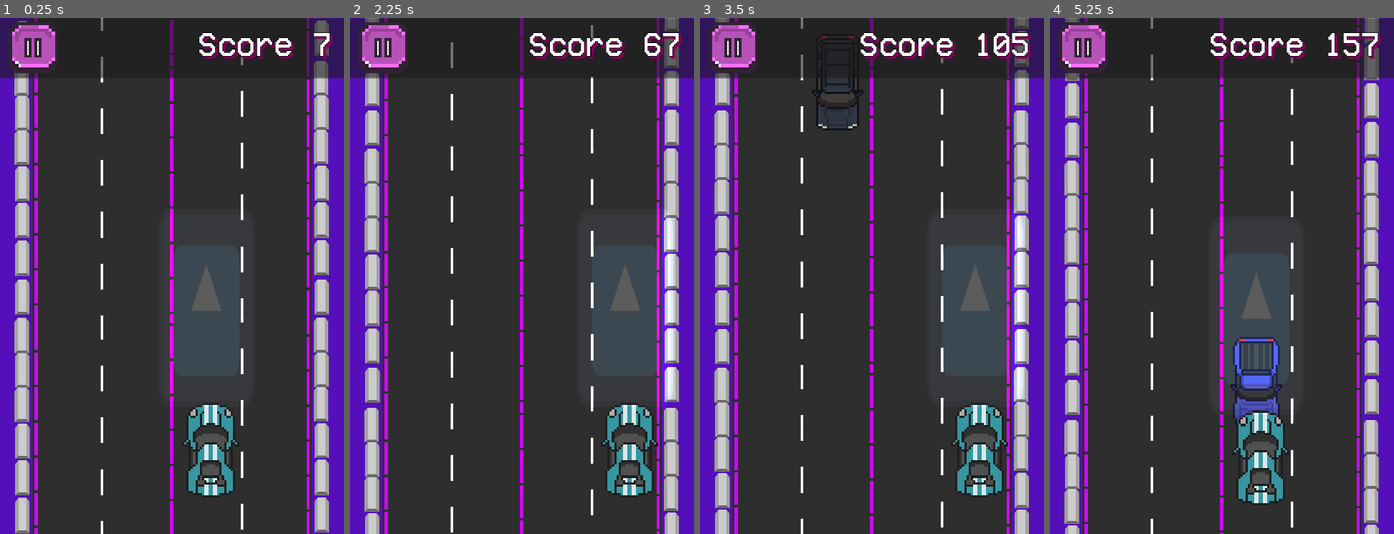
Above: before the commit, frames 1-4 (left to right).
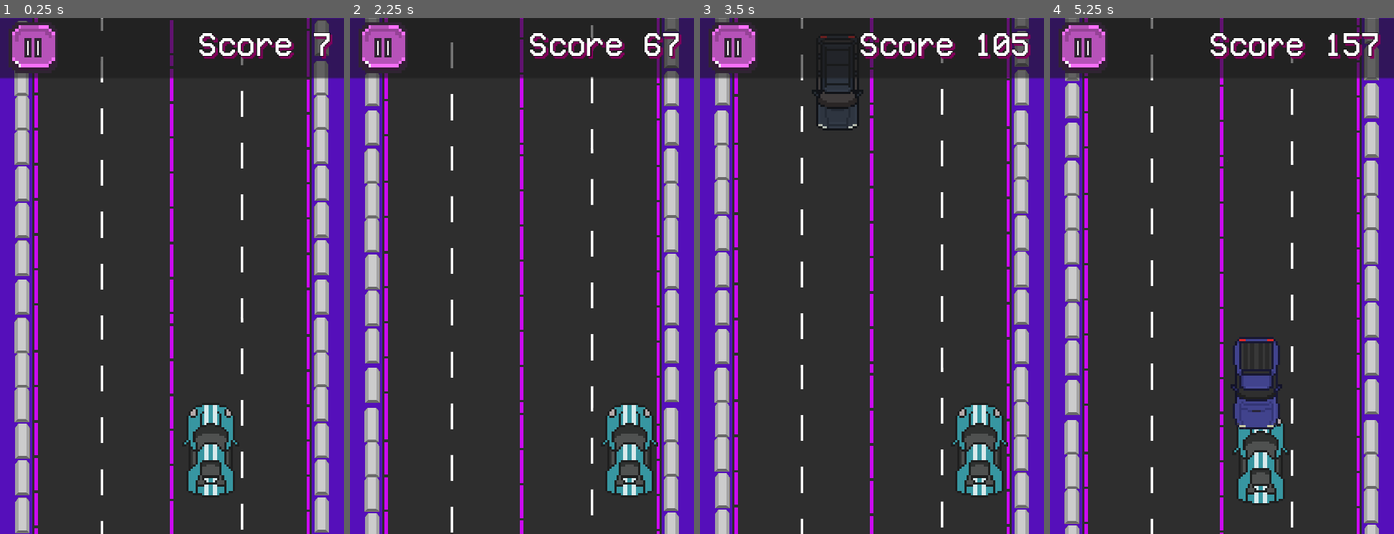
Above: after the commit, the same moments.

Repository: Maxsonin/Race-Game-for-Hackathon
Game: Godot game, scene res://scene/main/main.tscn
Same seed, same stepped clock (60 frames per second), same inputs: the game is played once before the commit and once after it. This scene is started directly instead of the project's main scene. The engine's default icon, where the game draws it, is replaced by a stand-in: a white triangle on a blue panel in a dark square.
Inputs:
- Up to frame 1 (0.25 s): no input
- Up to frame 2 (2.25 s): hold D (MoveRight) 0.53-1.28 s; hold A (MoveLeft) 1.28-2.03 s; hold D (MoveRight) from 2.03 s (still down)
- Up to frame 3 (3.5 s): keep holding D (MoveRight)
- Up to frame 4 (5.25 s): release D (MoveRight) at 3.53 s; hold A (MoveLeft) from 3.53 s (still down)

The runs differ from the first frame. In frame 1, 5.2% of the frame differs, in the area x 49-71%, y 36-76%; in frame 2, 6.2%, in the area x 70-94%, y 36-76%; in frame 3, 6.2%; in frame 4, 5.9%.

Commit message:
sleeeep i want sleeeep

Diff:
--- a/Global/global_vars.gd
+++ b/Global/global_vars.gd
@@ -4,6 +4,8 @@
 var save
 var speed=80.0
 var car_img=load("res://imgs/cars/aquaCar.png")
+var night = false
+
 # Called when the node enters the scene tree for the first time.
 func _ready():
 	pass # Replace with function body.
--- a/player_car/car.gd
+++ b/player_car/car.gd
@@ -3,6 +3,8 @@
 var can_move = true
 
 @onready var car_hitbox: Area2D = $CarHitbox
+@onready var point_light_2d: PointLight2D = $PointLight2D
+@onready var point_light_2d_2: PointLight2D = $PointLight2D2
 
 signal car_got_hit_fr()
 
@@ -15,6 +17,12 @@
 func _process(delta):
 	if can_move:
 		Global.point+=30*delta
+	if Global.night:
+		point_light_2d.visible = true
+		point_light_2d_2.visible = true
+	else:
+		point_light_2d.visible = false
+		point_light_2d_2.visible = false
 
 
 func _on_car_hitbox_car_got_hit() -> void:
--- a/player_car/car.tscn
+++ b/player_car/car.tscn
@@ -1,10 +1,11 @@
-[gd_scene load_steps=8 format=3 uid="uid://csg7h2gw70il0"]
+[gd_scene load_steps=9 format=3 uid="uid://csg7h2gw70il0"]
 
 [ext_resource type="Script" path="res://player_car/car.gd" id="1_mfxfi"]
 [ext_resource type="Script" path="res://player_car/CarHitbox.gd" id="2_sd4jm"]
 [ext_resource type="Texture2D" uid="uid://bkmsuqo42d6kr" path="res://imgs/cars/blueCar.png" id="3_a237h"]
 [ext_resource type="Script" path="res://components/move_component.gd" id="3_wdsns"]
 [ext_resource type="AudioStream" uid="uid://bxn8n50rbf3q0" path="res://sounds/crashSound.mp3" id="5_xuwir"]
+[ext_resource type="Texture2D" uid="uid://bqbsrwmjymkhs" path="res://imgs/cars/light1.png" id="6_331ef"]
 
 [sub_resource type="GDScript" id="GDScript_qps1k"]
 script/source = "extends Sprite2D
@@ -48,5 +49,27 @@
 stream = ExtResource("5_xuwir")
 volume_db = -21.989
 
+[node name="PointLight2D" type="PointLight2D" parent="."]
+z_index = 1
+z_as_relative = false
+position = Vector2(9, -56)
+rotation = -3.14159
+scale = Vector2(0.0168467, 0.0251341)
+energy = 10.0
+range_layer_min = -1
+range_layer_max = 1
+texture = ExtResource("6_331ef")
+
+[node name="PointLight2D2" type="PointLight2D" parent="."]
+z_index = 1
+z_as_relative = false
+position = Vector2(-9, -55)
+rotation = -3.14159
+scale = Vector2(0.0168467, 0.0251341)
+energy = 10.0
+range_layer_min = -1
+range_layer_max = 1
+texture = ExtResource("6_331ef")
+
 [connection signal="body_entered" from="CarHitbox" to="CarHitbox" method="_on_body_entered"]
 [connection signal="car_got_hit" from="CarHitbox" to="." method="_on_car_hitbox_car_got_hit"]
--- a/scene/main/main.gd
+++ b/scene/main/main.gd
@@ -16,16 +16,22 @@
 var move_speed: float = (VALUE_NEEDED_TO_CHANGE_ROAD / TIME_NEEDED_TO_CHANGE_ROAD)
 var targetPositions := [32, 64, 96, 128]
 var pos = 1
+
+
 func _ready():
-	pass
+	Global.night = false
 
 func _process(delta):
 	if (int(Global.point)%1400>400 and int(Global.point)%1400<600):
 		night.modulate=Color(0,0,0,(float((int(Global.point)%200))/200))
 		print("night")
+		if (float((int(Global.point)%200))/200) > 0.5 and not Global.night:
+			Global.night = true
 	if (int(Global.point)%1400>1200 and int(Global.point)%1400<1400):
 		night.modulate=Color(0,0,0,1-(float((int(Global.point)%200))/200))
 		print("day")
+		if (float((int(Global.point)%200))/200) < 0.5 and Global.night:
+			Global.night = false
 	if Input.is_action_just_pressed("Pause"):
 		pauseManu()
 
--- a/scene/main/main.tscn
+++ b/scene/main/main.tscn
@@ -1,9 +1,8 @@
-[gd_scene load_steps=22 format=3 uid="uid://psf0b7wkagio"]
+[gd_scene load_steps=21 format=3 uid="uid://psf0b7wkagio"]
 
 [ext_resource type="PackedScene" uid="uid://csg7h2gw70il0" path="res://player_car/car.tscn" id="1_4gxa1"]
 [ext_resource type="Script" path="res://scene/main/main.gd" id="1_eq3eq"]
 [ext_resource type="PackedScene" uid="uid://wdk54g4eoif" path="res://road/road.tscn" id="2_i6rvc"]
-[ext_resource type="Texture2D" uid="uid://bgdje0mbtbqnf" path="res://icon.svg" id="3_uwaya"]
 [ext_resource type="Texture2D" uid="uid://bda3c73uuyb8e" path="res://imgs/buttons/pauseButtons/pauseButton.png" id="4_n11pj"]
 [ext_resource type="Script" path="res://scene/mainMenu/playTSB.gd" id="5_15ypm"]
 [ext_resource type="PackedScene" uid="uid://dbermyk47ak70" path="res://obstacles/obstacles_generator.tscn" id="6_s2b05"]
@@ -106,18 +105,8 @@
 
 [node name="Car" parent="." instance=ExtResource("1_4gxa1")]
 unique_name_in_owner = true
-z_index = 15
 z_as_relative = false
 position = Vector2(96, 200)
-
-[node name="PointLight2D" type="PointLight2D" parent="Car"]
-z_index = 1
-z_as_relative = false
-position = Vector2(3.8147e-06, -65.25)
-scale = Vector2(0.351563, 0.722656)
-range_layer_min = -1
-range_layer_max = 1
-texture = ExtResource("3_uwaya")
 
 [node name="turnAnim" type="AnimationPlayer" parent="."]
 unique_name_in_owner = true
Binary file added: imgs/cars/light1.png
Not shown, added: imgs/cars/light1.png.import
